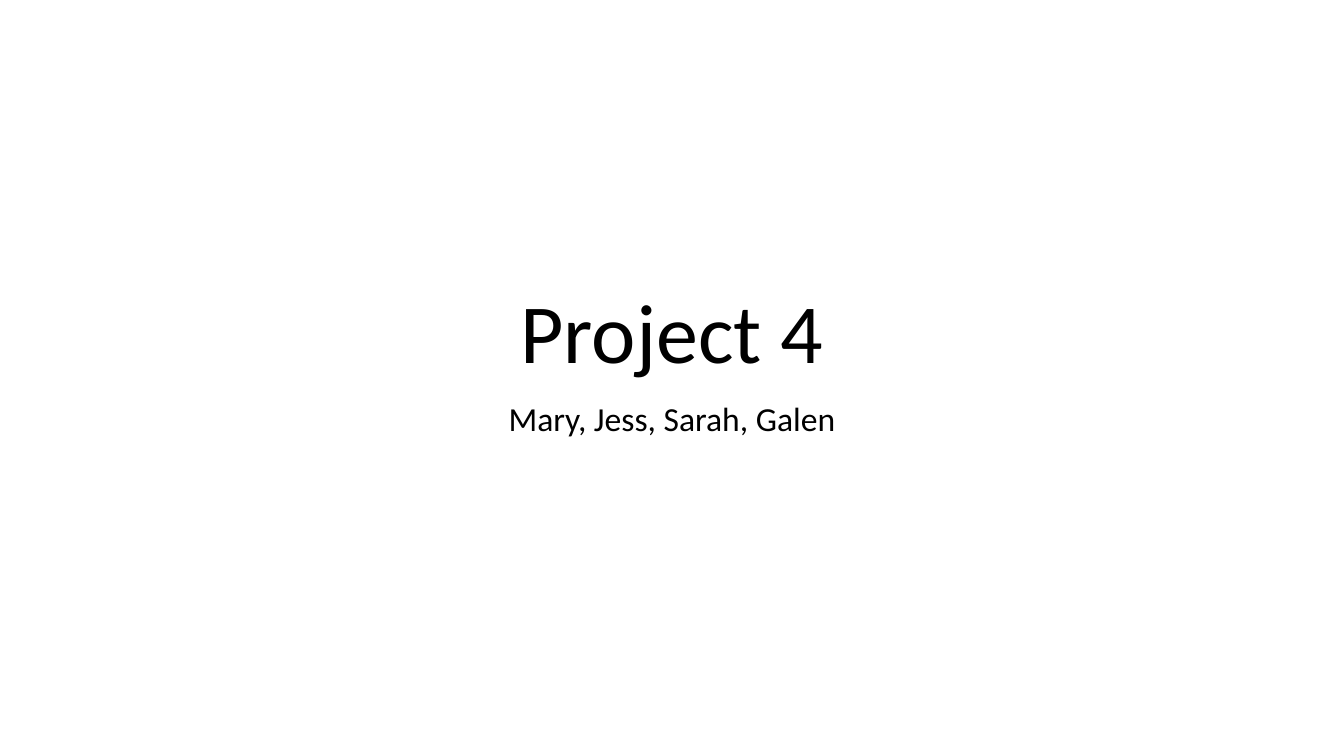
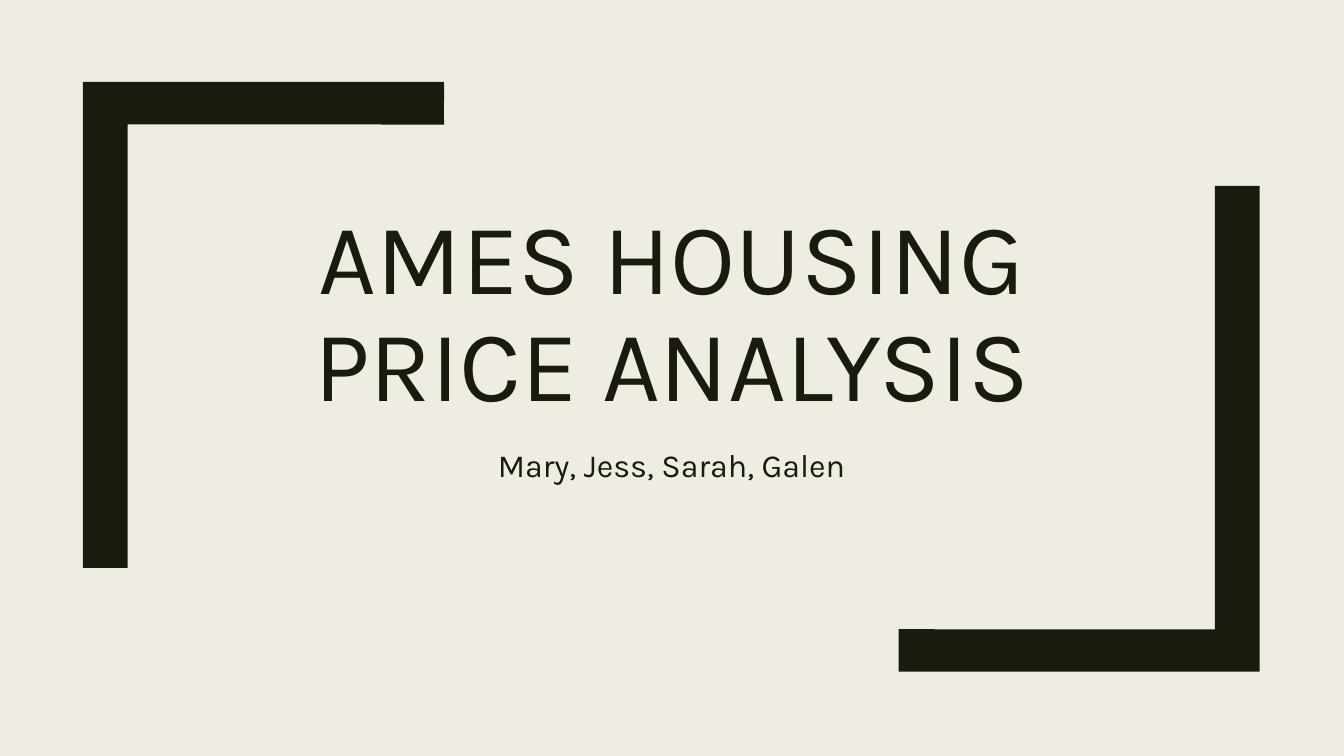
Before and after one commit to jessnguyen9/Ames-Housing-Machine-Learning-Project, a slide deck: slide 1 of Team Presentation.pptx. Drawn at 1344x756 pixels with LibreOffice and Linux fonts; fonts in the diff are those of the drawing. Boxes give left, top, right and bottom in pixels: in the first picture for what was removed or moved away, otherwise in the second. Text is boxed around its words. In the diff, an @@ line names an element or a change of style, - is before the commit and + after.

```diff
--- a/Team Presentation.pptx
+++ b/Team Presentation.pptx
@@ background #FFFFFF to #EFEDE3 @@
@@ freeform shape added at box(83, 82, 444, 568), fill #191B0E @@
@@ freeform shape added at box(899, 186, 1260, 671), fill #191B0E @@
@@ title at box(314, 229, 1029, 403): text changed; size 60 to 72 pt; font Calibri to Karla; text colour #000000 to #191B0E @@
-Project 4
+AMES HOUSING PRICE ANALYSIS
@@ subtitle "Mary, Jess, Sarah, Galen": place and size @@
-subtitle "Mary, Jess, Sarah, Galen" at box(509, 407, 835, 437)
+subtitle "Mary, Jess, Sarah, Galen" at box(498, 455, 845, 485)
@@ subtitle "Mary, Jess, Sarah, Galen" at box(498, 455, 845, 485): size 24 to 23 pt, font Calibri to Karla, text colour #000000 to #191B0E; line spacing 0.9 to 1.12; less space between paragraphs @@
```
Also in this commit, not shown: 3 other slides changed, 6 slides added, 2 slides removed, 1 other file.
